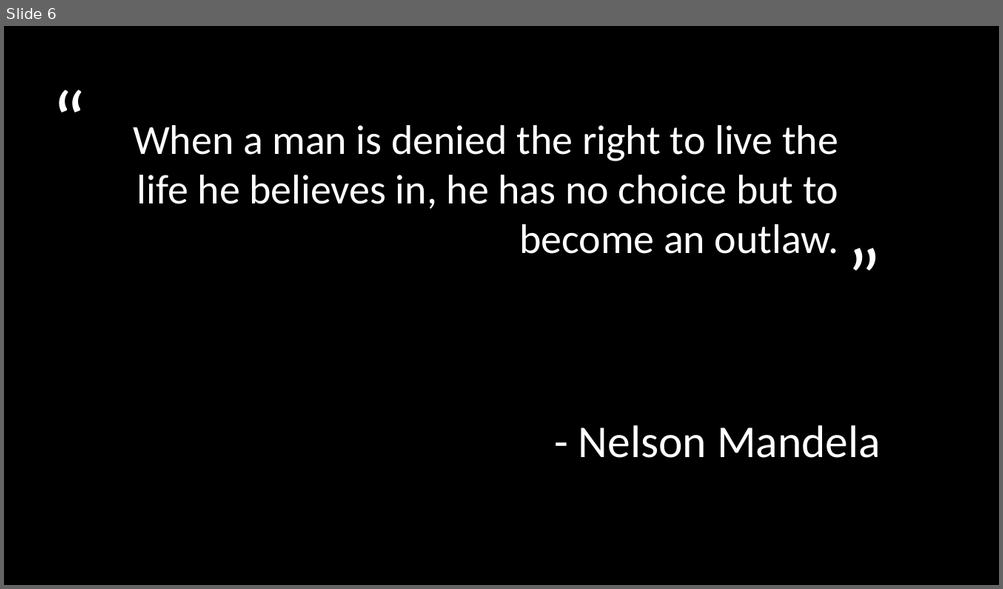
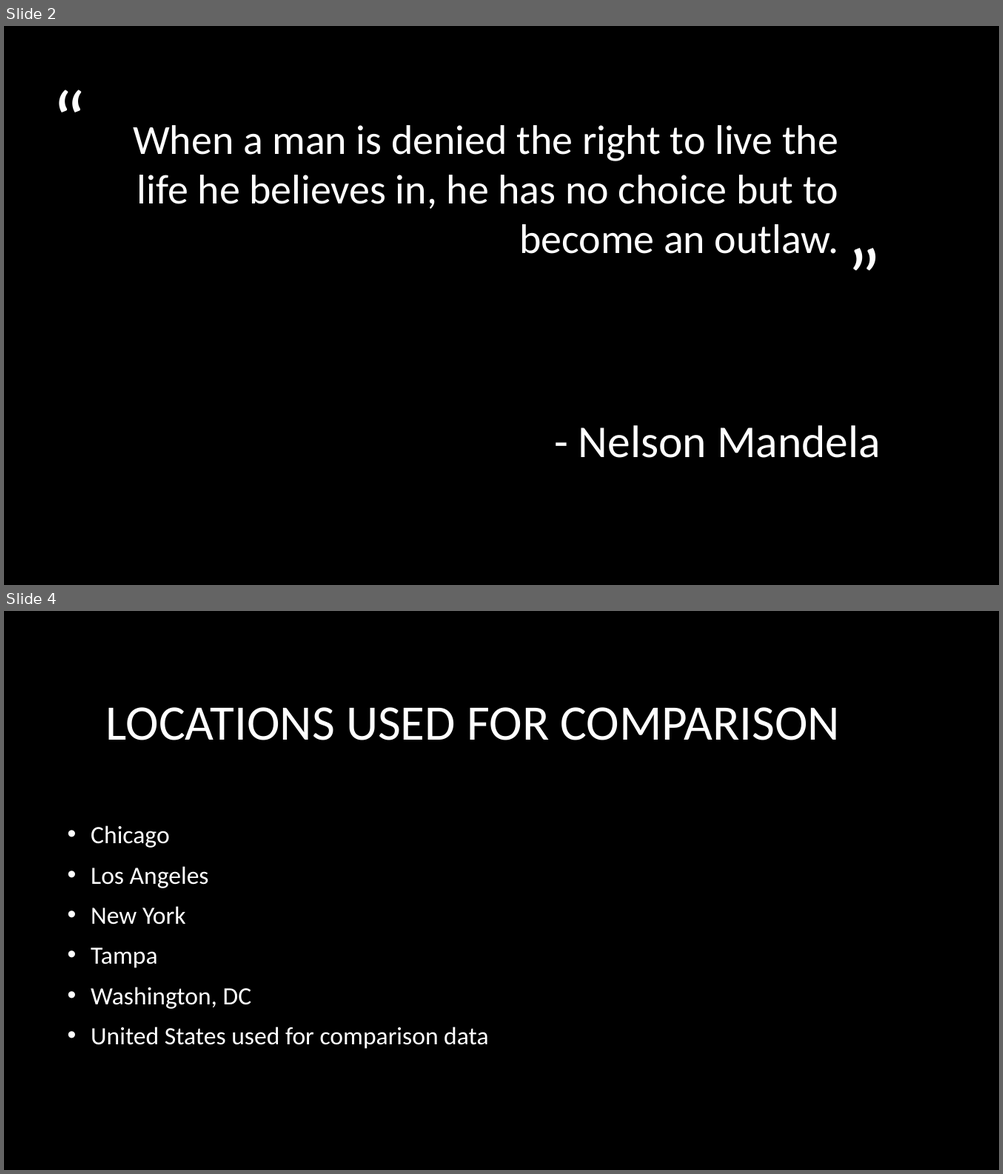
Before and after one commit to MikeAnderson89/National-Crime-Rate-Correlations, a slide deck: Project1Presentation.pptx. Shown one above the other, each under a label of ours: slide 6 before the commit, slides 2 and 4 after it; the slides between them are not shown. The pictures are 1003x589 and 1003x1174 pixels, drawn with LibreOffice and Linux fonts; fonts in the diff are those of the drawing; background and template pictures are left out. Boxes give left, top, right and bottom in pixels: in the first picture for what was removed or moved away, otherwise in the second. Text is boxed around its words. In the diff, an @@ line names an element or a change of style, - is before the commit and + after.

```diff
--- a/Project1Presentation.pptx
+++ b/Project1Presentation.pptx
@@ slide 4 added at [4, 611, 999, 1170], background picture (left out) @@
@@ title added at [106, 707, 840, 741], 48 pt, text #FFFFFF @@
+LOCATIONS USED FOR COMPARISON
@@ text added at [91, 826, 488, 1049], 24 pt, text #FFFFFF @@
+• Chicago
+• Los Angeles
+• New York
+• Tampa
+• Washington, DC
+• United States used for comparison data
@@ what was slide 6 is now slide 2 @@
```
Also in this commit, not shown: 4 slides changed, 1 other slide added.
